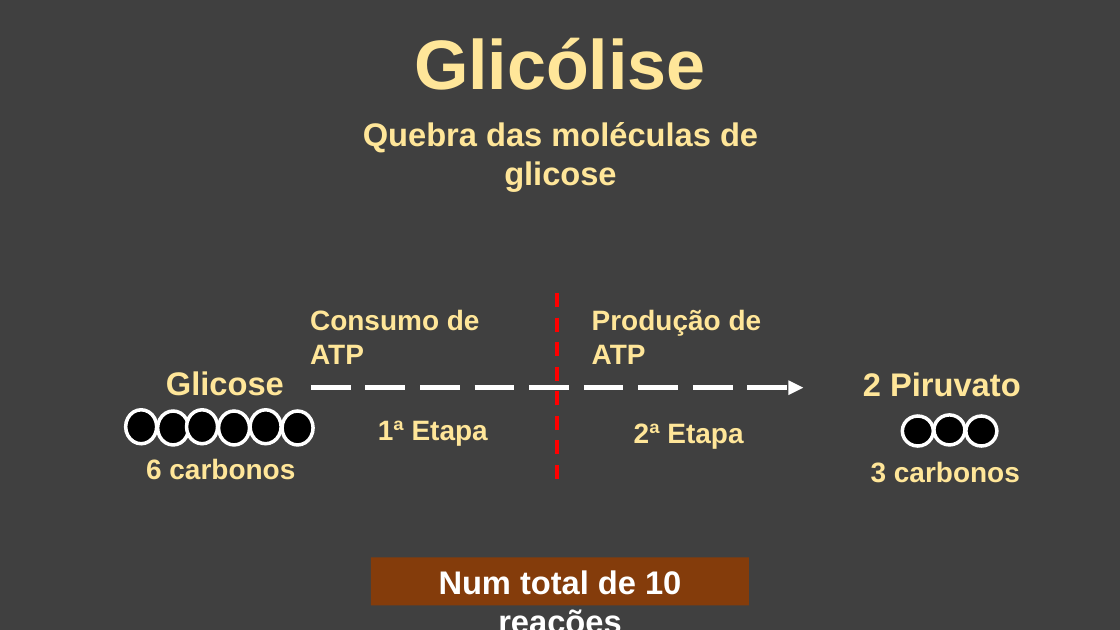
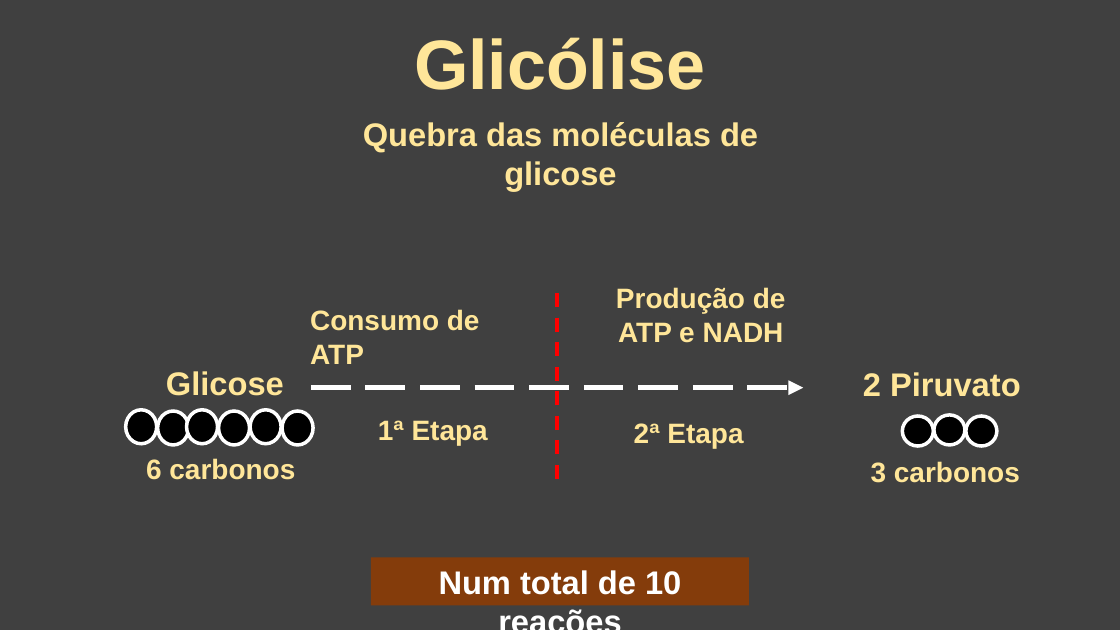
Before and after one commit to daniloasdotcom/Bioquimica-com-Danilo, a slide deck: slide 3 of static/aulas/glicolise.pptx (slide 2 before the commit). Drawn at 1120x630 pixels with LibreOffice and Linux fonts; fonts in the diff are those of the drawing. Boxes give left, top, right and bottom in pixels: in the first picture for what was removed or moved away, otherwise in the second. Text is boxed around its words. In the diff, an @@ line names an element or a change of style, - is before the commit and + after.

```diff
--- a/static/aulas/glicolise.pptx
+++ b/static/aulas/glicolise.pptx
@@ text at [616, 287, 786, 343]: text changed @@
-Produção de ATP
+Produção de ATP e NADH
```
Also in this commit, not shown: 21 other slides changed, 1 slide added, 1 slide removed, 2 other files.
